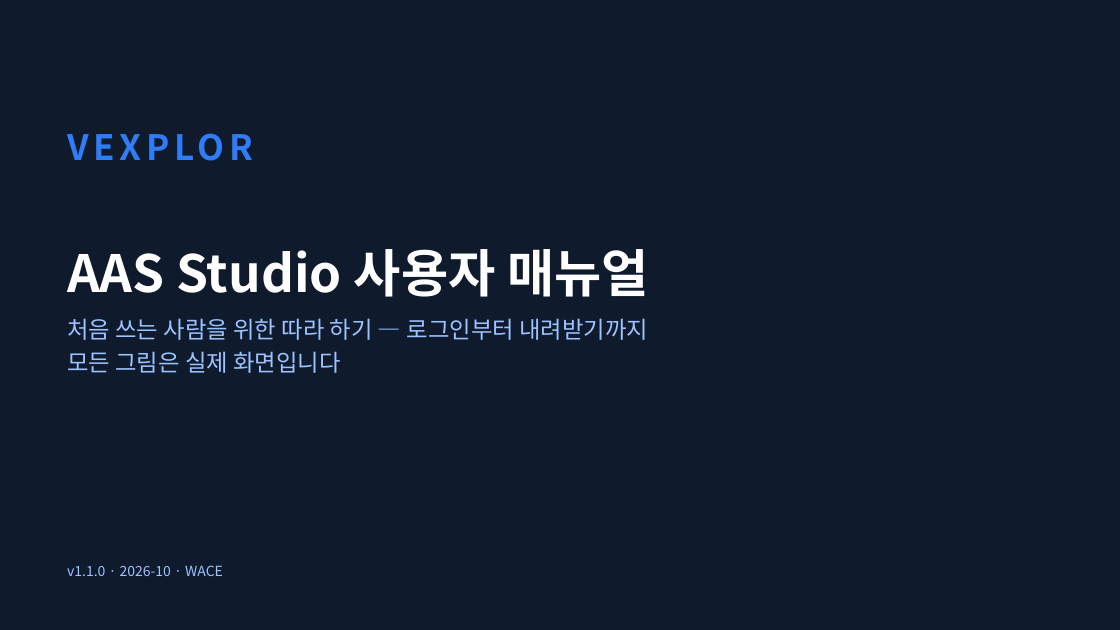
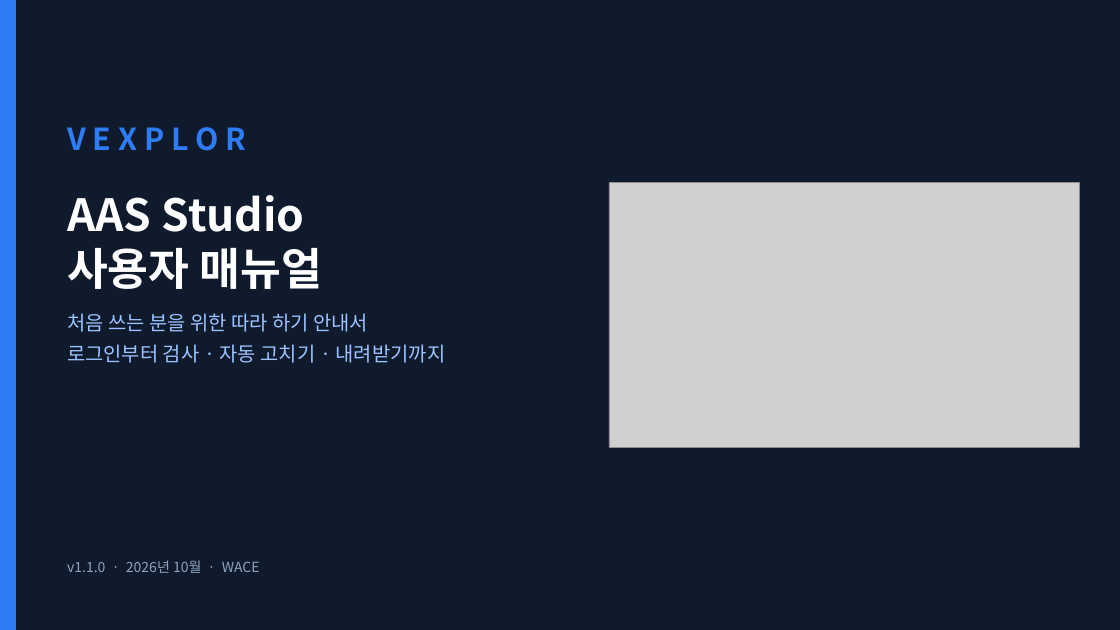
Before and after one commit to waceinc/vexplor-aas, a slide deck: slide 1 of VEXPLOR_AAS_Studio_user_manual.pptx. Drawn at 1120x630 pixels with LibreOffice and Linux fonts; fonts in the diff are those of the drawing; grey boxes stand for pictures. Boxes give left, top, right and bottom in pixels: in the first picture for what was removed or moved away, otherwise in the second. Text is boxed around its words. In the diff, an @@ line names an element or a change of style, - is before the commit and + after.

Commit message:
사용자 매뉴얼 새 판 (지금 화면 · 번호 표시 · 차례)

```diff
--- a/VEXPLOR_AAS_Studio_user_manual.pptx
+++ b/VEXPLOR_AAS_Studio_user_manual.pptx
@@ rectangle added at [0, 0, 15, 630], fill #2F7CF6, outline #2F7CF6 1 pt @@
@@ text "VEXPLOR" at [67, 127, 246, 151]: size 30 to 26 pt, letter spacing 4 to 6 pt @@
@@ text at [67, 195, 322, 289]: text changed; size 44 to 38 pt @@
-AAS Studio 사용자 매뉴얼
+AAS Studio
+사용자 매뉴얼
@@ picture added at [609, 182, 1080, 447] @@
@@ text at [67, 313, 446, 363]: text changed; size 20 to 17 pt @@
-처음 쓰는 사람을 위한 따라 하기 — 로그인부터 내려받기까지
-모든 그림은 실제 화면입니다
+처음 쓰는 분을 위한 따라 하기 안내서
+로그인부터 검사 · 자동 고치기 · 내려받기까지
@@ text at [67, 560, 260, 573]: text changed; text colour #9CC2FF to #8FA3BF @@
-v1.1.0 · 2026-10 · WACE
+v1.1.0 · 2026년 10월 · WACE
```
Also in this commit, not shown: 20 other slides changed, 18 slides added, 12 slides removed.
